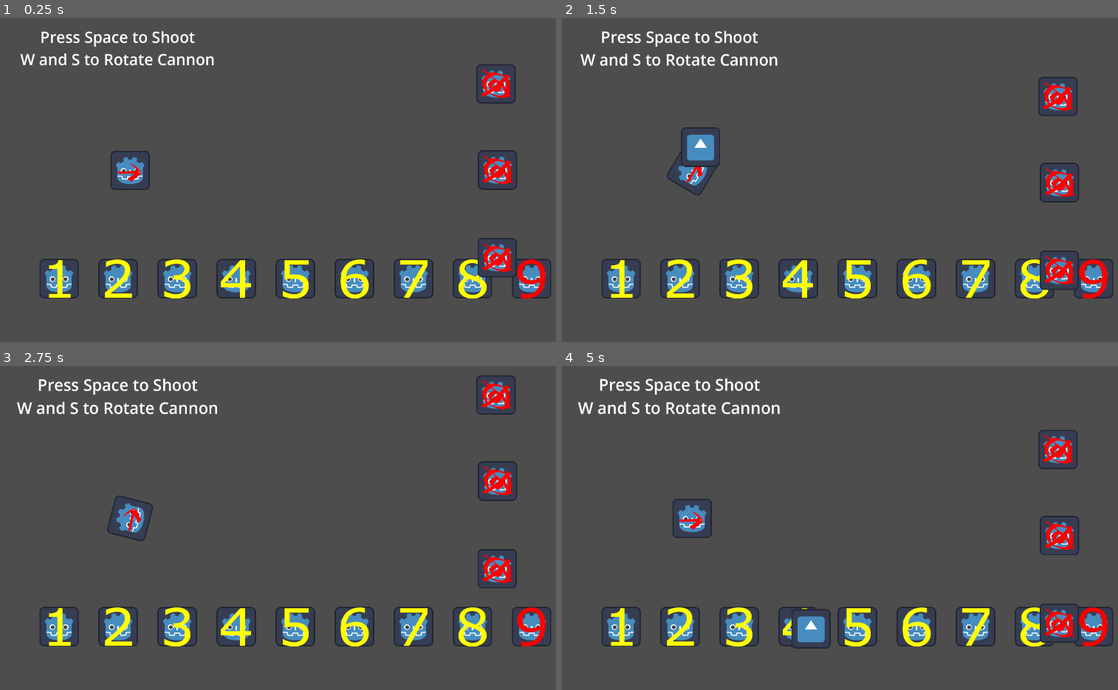
Above: before the commit, frames 1-4 (two rows, left to right).
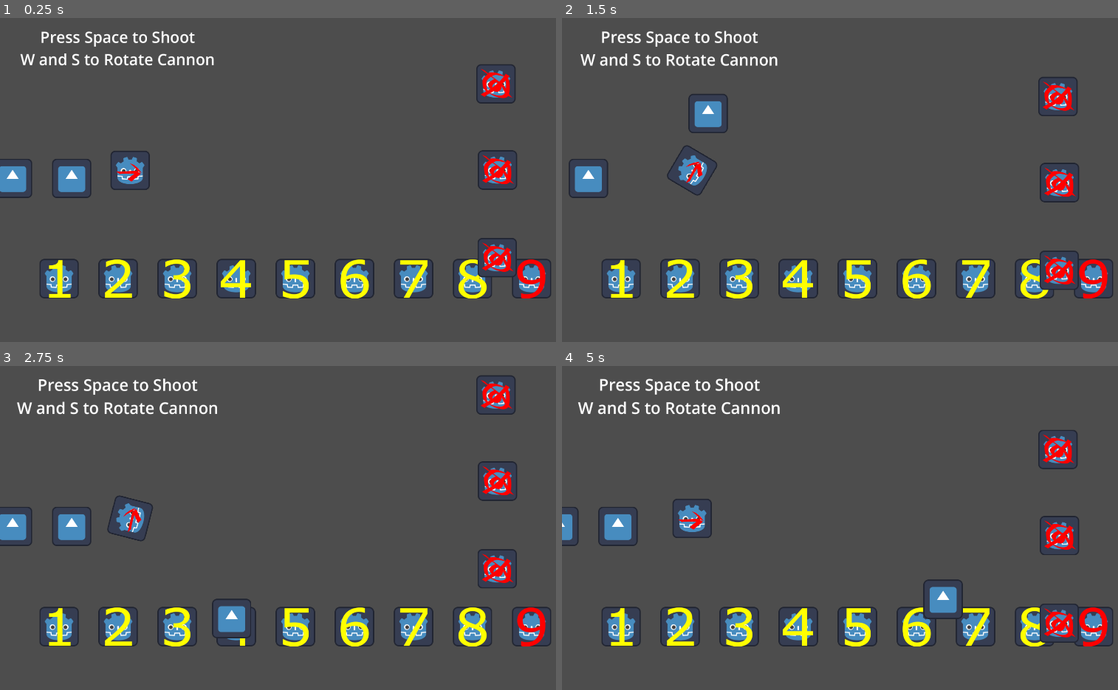
Above: after the commit, the same moments.

Repository: matouseek/game-jam-25
Game: Godot game, scene res://scenes/minigames/2shooting_balls.tscn
Two runs of this game, one before a commit and one after it. Both use one fixed random seed, a clock stepped at 60 frames per second and the inputs below. The project has no main scene, so this scene is started directly. The engine's default icon, where the game draws it, is replaced by a stand-in: a white triangle on a blue panel in a dark square. Sound files missing from this copy of the repository are replaced by a short silence.
Inputs (mouse positions are in pixels of both pictures, inside the frame that each line leads up to):
- Up to frame 1 (0.25 s): no input
- Up to frame 2 (1.5 s): tap Space (shoot) at 0.5, 0.6, 1.25, 1.35 s; move the mouse to (984, 160) at 0.52 s; hold W (up) 0.53-1.28 s; move the mouse to (739, 192) at 1.27 s; hold S (down) from 1.28 s (still down)
- Up to frame 3 (2.75 s): tap Space (shoot) at 2, 2.1 s; move the mouse to (355, 450) at 2.02 s; release S (down) at 2.03 s; hold W (up) from 2.03 s (still down)
- Up to frame 4 (5 s): tap Space (shoot) at 2.75, 2.85, 3.5, 3.6, 4.25, 4.35 s; move the mouse to (828, 589) at 2.77 s; move the mouse to (1034, 573) at 3.52 s; release W (up) at 3.53 s; hold S (down) from 3.53 s (still down); move the mouse to (678, 472) at 4.27 s

The runs differ from the first frame. In frame 1, 1.0% of the frame differs, in the area x 0-17%, y 43-56%; in frame 2, 1.6%; in frame 3, 1.5%; in frame 4, 1.9%, in the area x 0-73%, y 43-88%.

Commit message:
Implement ball stack

Diff:
--- a/scenes/minigames/2shooting_balls.tscn
+++ b/scenes/minigames/2shooting_balls.tscn
@@ -35,3 +35,6 @@
 text = "Press Space to Shoot
 W and S to Rotate Cannon"
 horizontal_alignment = 1
+
+[node name="BallsStack" type="Node2D" parent="."]
+position = Vector2(233, 548)
--- a/scripts/2_shooting_balls.gd
+++ b/scripts/2_shooting_balls.gd
@@ -23,14 +23,51 @@
 const CANNON_ROT_DOWN_LIM : float = 0
 const CANNON_ROT_UP_LIM : float = - PI / 2
 
+# balls to shoot
+const MAX_BALL_WEIGHT = 9
+const BALLS_QUEUE_SIZE = 2
+const BALL_QUEUE_OFFSET = GM.WINDOW_WIDTH / 10.0
+
 # Called when the node enters the scene tree for the first time.
 func _ready():
 	setup_shot_timer()
+	setup_balls_to_shoot()
 	hud.digit_pressed.connect(hud_button_press)
 	setup_layout()
 	connect_to_targets()
 	mark_selected_ammo_button(selected_ammo)
 	tween_label()
+
+
+func setup_balls_to_shoot():
+	for i in range(BALLS_QUEUE_SIZE):
+		append_bullet_to_stack()
+
+func tween_bullet_to_stack():
+	var bullet = append_bullet_to_stack()
+	bullet.position.x -= BALL_QUEUE_OFFSET
+	var tween = get_tree().create_tween()
+	tween.tween_property(bullet, "position", Vector2(bullet.position.x+BALL_QUEUE_OFFSET,bullet.position.y), SHOT_DELAY)
+
+
+func append_bullet_to_stack():
+	var bullet : Bullet = bullet_scene.instantiate() as Bullet
+	bullet.position.x -= $BallsStack.get_child_count() * BALL_QUEUE_OFFSET
+	bullet.digit = randi_range(1,MAX_BALL_WEIGHT)
+	$BallsStack.add_child(bullet)
+	return bullet
+
+func delete_oldest_bullet_from_stack():
+	$BallsStack.get_child(0).free()
+
+func tween_balls():
+	var tween
+	for ball in $BallsStack.get_children():
+		tween = get_tree().create_tween()
+		tween.tween_property(ball, "position", Vector2(ball.position.x+BALL_QUEUE_OFFSET,ball.position.y), SHOT_DELAY)
+	await tween
+	delete_oldest_bullet_from_stack()
+	tween_bullet_to_stack()
 
 
 func setup_shot_timer():
@@ -62,7 +99,6 @@
 
 	var new_butt = hud.buttons.get_child(new_digit) as TextureButton
 	new_butt.texture_normal = load(hud.HOVER_ICON + str(new_digit) + ".png")
-
 
 func hud_button_press(new_digit : int):
 	mark_selected_ammo_button(new_digit)
@@ -101,11 +137,12 @@
 		shot_timer.start()
 		var bullet : Bullet = bullet_scene.instantiate() as Bullet
 		bullet.position = cannon.position
-		var mouse_pos : Vector2 = get_global_mouse_position()
 		bullet.direction = Vector2(cos(cannon.rotation),sin(cannon.rotation))
+		digit_to_shoot = $BallsStack.get_child(0).digit
 		bullet.digit = digit_to_shoot
 		bullet.start_flying()
 		get_tree().current_scene.add_child(bullet)
+		tween_balls()
 	else:
 		pass #TODO: add shot impossible sound
 
